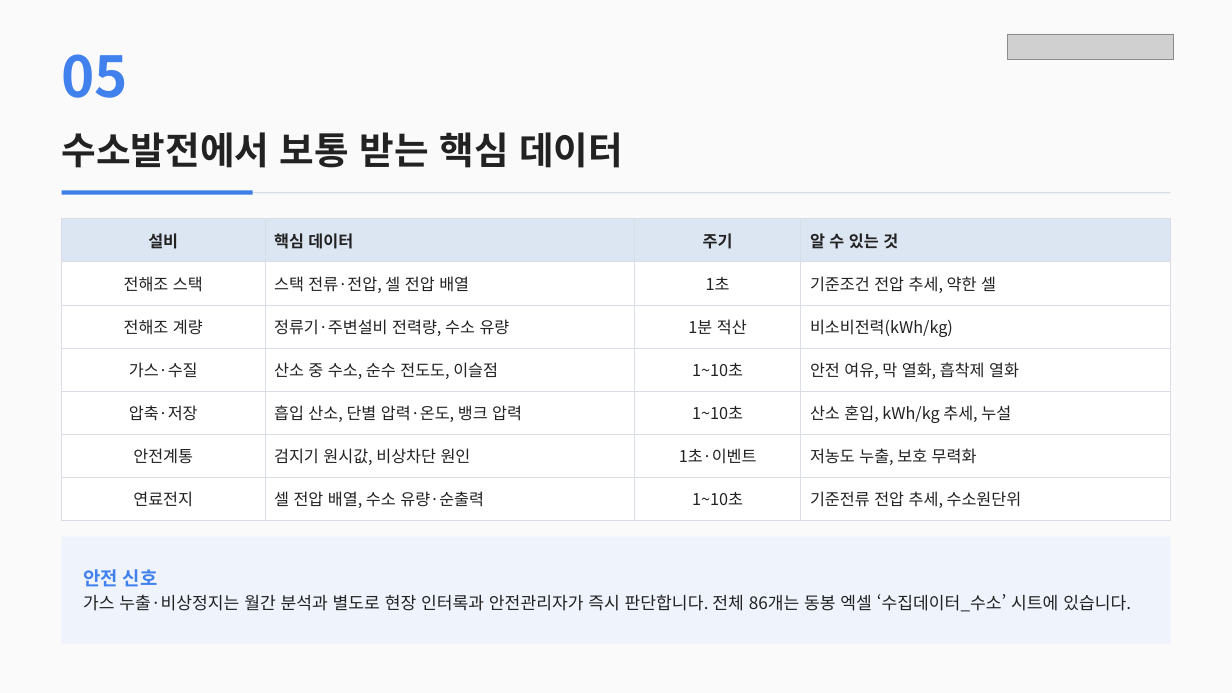
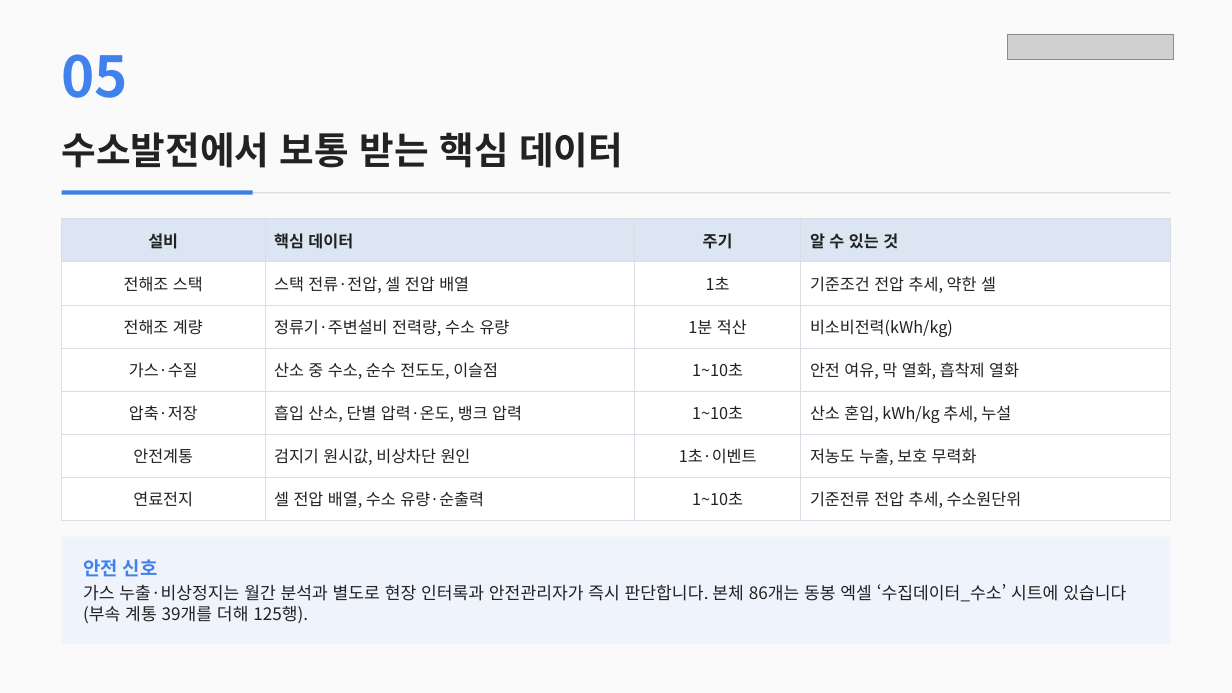
Before and after one commit to satoshisong01/solar-dashboard, a slide deck: slide 6 of docs/reports/태양광·수소 데이터수집·AI분석 예상안.pptx. Drawn at 1232x693 pixels with LibreOffice and Linux fonts; fonts in the diff are those of the drawing; grey boxes stand for pictures. Boxes give left, top, right and bottom in pixels: in the first picture for what was removed or moved away, otherwise in the second. Text is boxed around its words. In the diff, an @@ line names an element or a change of style, - is before the commit and + after.

Commit message:
docs: 제출 문서 검수 반영
원본 대조에서 나온 9건을 고치고 Word·PPT·엑셀을 다시 냈다.

- 탐지기 17종 내역이 합계 18이 되던 것을 레지스트리와 맞췄다
  (태양광 3·ESS 3·수전해·연료전지 4·수소 체인 3·데이터 품질 1·가평 3)
- 데이터 계약 요청 그룹별 행 수를 시드와 맞춰 합계 52로 되돌렸다
  (부산물 산소 12→13, 수처리 14→15)
- 버퍼 지속시간 표기를 본문 표의 0.85 h와 맞춰 55분 → 51분으로 고쳤다
- 시트 행 수를 실제 워크북과 맞췄다
  (운영·비정형 131→136, 수집데이터_수소 본체 86·전체 125, 출처 604 병기)
- AI 분석 129건이 시트 131행과 다른 이유(구현된 AI 설명 2행)를 밝혔다
- EN 1434 Class 2 쌍 편차 0.1 K의 오차를 1% → 0.67%로 바로잡았다
- build-book.py가 다음 줄 절 머리말까지 꼬리 주석으로 읽어
  '가평 사이트' 4행에 엉뚱한 설명이 붙던 것을 고쳤다

검수 결과: 보고서 32쪽·덱 20장 전 쪽 이미지 확인(넘침·잘림·빈 장 없음),
표 1~23·그림 1~6·출처 1~86 결번 없음, 엑셀 16시트 재계산 수식 오류 0건.

```diff
--- a/docs/reports/태양광·수소 데이터수집·AI분석 예상안.pptx
+++ b/docs/reports/태양광·수소 데이터수집·AI분석 예상안.pptx
@@ text at box(83, 584, 1126, 623): text changed @@
-가스 누출·비상정지는 월간 분석과 별도로 현장 인터록과 안전관리자가 즉시 판단합니다. 전체 86개는 동봉 엑셀 ‘수집데이터_수소’ 시트에 있습니다.
+가스 누출·비상정지는 월간 분석과 별도로 현장 인터록과 안전관리자가 즉시 판단합니다. 본체 86개는 동봉 엑셀 ‘수집데이터_수소’ 시트에 있습니다(부속 계통 39개를 더해 125행).
```
Also in this commit, not shown: 4 other slides changed, 8 other files.
